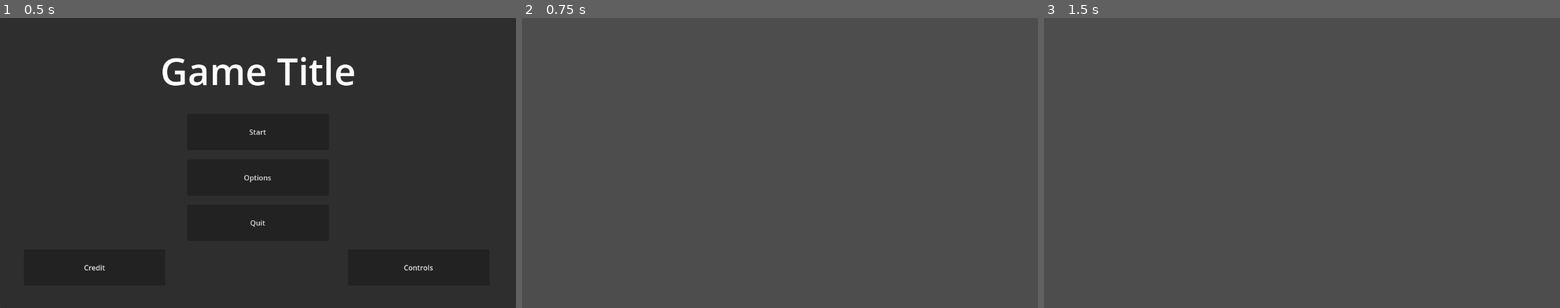
Above: before the commit, frames 1-3 (left to right).
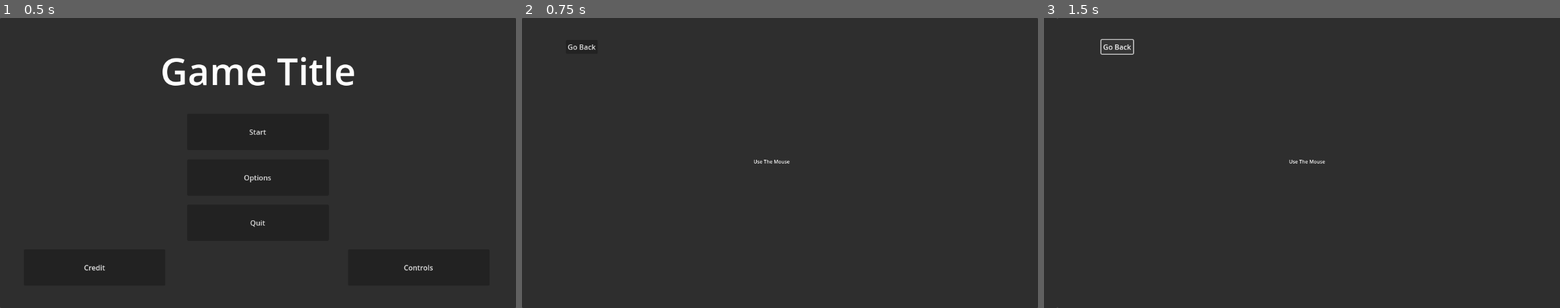
Above: after the commit, the same moments.

Repository: Benjamin-Fever/Global-Game-Jam-2024
Game: Godot game, scene res://start_menu.tscn
Two runs of this game, one before a commit and one after it. Both use one fixed random seed, a clock stepped at 60 frames per second and the inputs below.
Inputs (mouse positions are in pixels of both pictures, inside the frame that each line leads up to):
- Up to frame 1 (0.5 s): no input
- Up to frame 2 (0.75 s): click "Controls" at 0.5 s
- Up to frame 3 (1.5 s): click (1105, 47) at 1.25 s, where only the run after the commit has a clickable "Go Back"

Frame 1 is identical in both runs. In frame 2, 100% of the frame differs, in the area x 0-100%, y 0-100%; in frame 3, 100%.

Commit message:
god damn it

Diff:
--- /dev/null
+++ b/Controls button.gd
@@ -0,0 +1,14 @@
+extends Button
+
+@onready var camera = get_parent().get_node("Camera2D")
+# Called when the node enters the scene tree for the first time.
+func _ready():
+	pass # Replace with function body.
+
+
+# Called every frame. 'delta' is the elapsed time since the previous frame.
+func _process(delta):
+	pass
+
+func _pressed():
+	camera.offset.x = 1728
--- /dev/null
+++ b/controls.gd
@@ -0,0 +1,9 @@
+extends Control
+
+@onready var button = $Panel/Button
+@onready var camera = get_parent().get_node("Camera2D")
+
+
+
+func _on_button_pressed():
+	camera.offset.x -= 30
--- a/controls.tscn
+++ b/controls.tscn
@@ -1,4 +1,6 @@
-[gd_scene format=3 uid="uid://cg258ppsr85pk"]
+[gd_scene load_steps=2 format=3 uid="uid://cg258ppsr85pk"]
+
+[ext_resource type="Script" path="res://controls.gd" id="1_h8ik8"]
 
 [node name="Controls" type="Control"]
 layout_mode = 3
@@ -7,3 +9,35 @@
 anchor_bottom = 1.0
 grow_horizontal = 2
 grow_vertical = 2
+script = ExtResource("1_h8ik8")
+
+[node name="Panel" type="Panel" parent="."]
+layout_mode = 0
+offset_right = 1152.0
+offset_bottom = 648.0
+
+[node name="Label" type="Label" parent="Panel"]
+layout_mode = 1
+anchors_preset = 8
+anchor_left = 0.5
+anchor_top = 0.5
+anchor_right = 0.5
+anchor_bottom = 0.5
+offset_left = -59.0
+offset_top = -11.5
+offset_right = 59.0
+offset_bottom = 11.5
+grow_horizontal = 2
+grow_vertical = 2
+theme_override_font_sizes/font_size = 11
+text = "Use The Mouse"
+
+[node name="Button" type="Button" parent="Panel"]
+layout_mode = 0
+offset_left = 98.0
+offset_top = 49.0
+offset_right = 169.0
+offset_bottom = 80.0
+text = "Go Back"
+
+[connection signal="pressed" from="Panel/Button" to="." method="_on_button_pressed"]
--- a/more_options.tscn
+++ b/more_options.tscn
@@ -43,5 +43,21 @@
 theme_override_font_sizes/font_size = 32
 text = "Brightness"
 
+[node name="HSlider2" type="HSlider" parent="Panel"]
+layout_mode = 0
+offset_left = 370.0
+offset_top = 272.0
+offset_right = 490.0
+offset_bottom = 288.0
+
+[node name="Label" type="Label" parent="Panel/HSlider2"]
+layout_mode = 0
+offset_left = 25.0
+offset_top = -34.0
+offset_right = 95.0
+offset_bottom = -6.0
+theme_override_font_sizes/font_size = 20
+text = "Qaulity"
+
 [connection signal="pressed" from="Panel/Button" to="." method="_on_button_pressed"]
 [connection signal="drag_ended" from="Panel/HSlider" to="." method="_on_h_slider_drag_ended"]
--- a/start_menu.tscn
+++ b/start_menu.tscn
@@ -1,9 +1,10 @@
-[gd_scene load_steps=9 format=3 uid="uid://chwhhfcptmmux"]
+[gd_scene load_steps=10 format=3 uid="uid://chwhhfcptmmux"]
 
 [ext_resource type="Script" path="res://Start Button.gd" id="1_ua34n"]
 [ext_resource type="Script" path="res://ScreenChangeButton.gd" id="2_5gc84"]
 [ext_resource type="PackedScene" uid="uid://b7pybnbsrveqt" path="res://options.tscn" id="3_383ck"]
 [ext_resource type="PackedScene" uid="uid://bb0fieibakdgt" path="res://credits.tscn" id="4_2buyc"]
+[ext_resource type="Script" path="res://Controls button.gd" id="5_6o85b"]
 [ext_resource type="PackedScene" uid="uid://cg258ppsr85pk" path="res://controls.tscn" id="5_k2b66"]
 
 [sub_resource type="Animation" id="Animation_7xmax"]
@@ -126,7 +127,7 @@
 offset_left = -158.04
 offset_top = -110.05
 offset_right = 158.041
-offset_bottom = -29.039
+offset_bottom = -29.0394
 grow_horizontal = 2
 grow_vertical = 2
 text = "Start"
@@ -178,10 +179,17 @@
 grow_horizontal = 2
 grow_vertical = 2
 text = "Controls"
-script = ExtResource("2_5gc84")
-sceneChange = ExtResource("5_k2b66")
+script = ExtResource("5_6o85b")
 
 [node name="AnimationPlayer" type="AnimationPlayer" parent="."]
 libraries = {
 "": SubResource("AnimationLibrary_lwuej")
 }
+
+[node name="Camera2D" type="Camera2D" parent="."]
+offset = Vector2(576, 324)
+
+[node name="Controls" parent="." instance=ExtResource("5_k2b66")]
+layout_mode = 1
+offset_left = 1152.0
+offset_right = 1152.0
